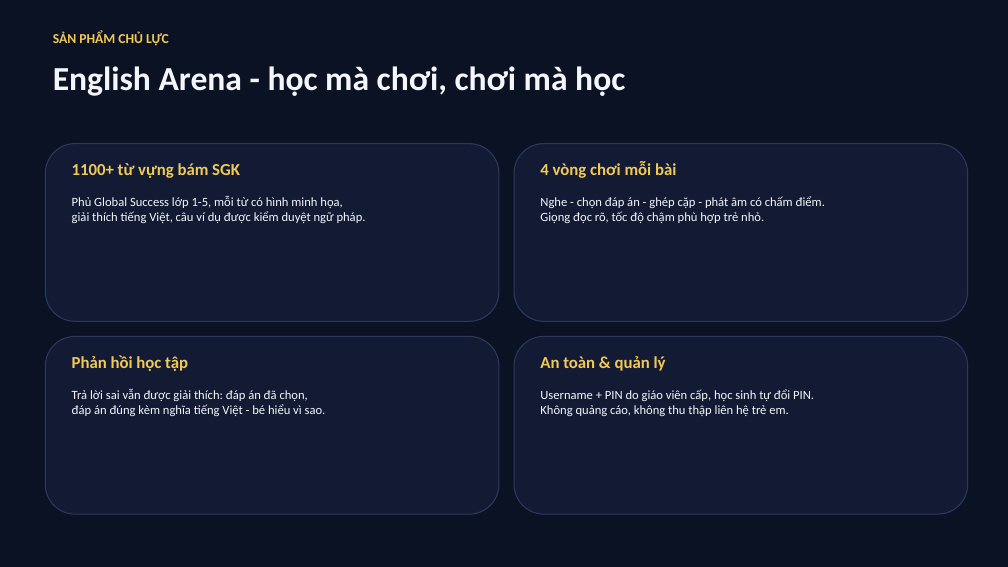
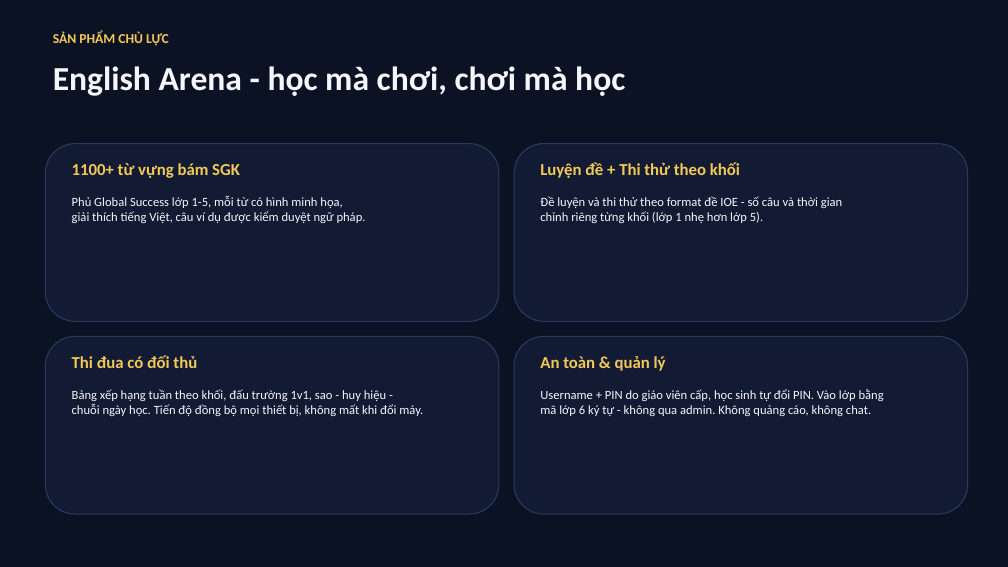
Before and after one commit to saintzzz/student-self-practice-web, a slide deck: slide 3 of docs/proposal-vieschool-khach-hang.pptx. Drawn at 1008x567 pixels with LibreOffice and Linux fonts; fonts in the diff are those of the drawing. Boxes give left, top, right and bottom in pixels: in the first picture for what was removed or moved away, otherwise in the second. Text is boxed around its words. In the diff, an @@ line names an element or a change of style, - is before the commit and + after.

```diff
--- a/docs/proposal-vieschool-khach-hang.pptx
+++ b/docs/proposal-vieschool-khach-hang.pptx
@@ text at [540, 162, 740, 178]: text changed @@
-4 vòng chơi mỗi bài
+Luyện đề + Thi thử theo khối
@@ text at [540, 196, 842, 223]: text changed @@
-Nghe - chọn đáp án - ghép cặp - phát âm có chấm điểm.
-Giọng đọc rõ, tốc độ chậm phù hợp trẻ nhỏ.
+Đề luyện và thi thử theo format đề IOE - số câu và thời gian
+chỉnh riêng từng khối (lớp 1 nhẹ hơn lớp 5).
@@ text at [72, 355, 197, 368]: text changed @@
-Phản hồi học tập
+Thi đua có đối thủ
@@ text at [72, 389, 423, 416]: text changed @@
-Trả lời sai vẫn được giải thích: đáp án đã chọn,
-đáp án đúng kèm nghĩa tiếng Việt - bé hiểu vì sao.
+Bảng xếp hạng tuần theo khối, đấu trường 1v1, sao - huy hiệu -
+chuỗi ngày học. Tiến độ đồng bộ mọi thiết bị, không mất khi đổi máy.
@@ text at [540, 389, 884, 416]: text changed @@
-Username + PIN do giáo viên cấp, học sinh tự đổi PIN.
-Không quảng cáo, không thu thập liên hệ trẻ em.
+Username + PIN do giáo viên cấp, học sinh tự đổi PIN. Vào lớp bằng
+mã lớp 6 ký tự - không qua admin. Không quảng cáo, không chat.
```
Also in this commit, not shown: 2 other slides changed, 1 other file.
